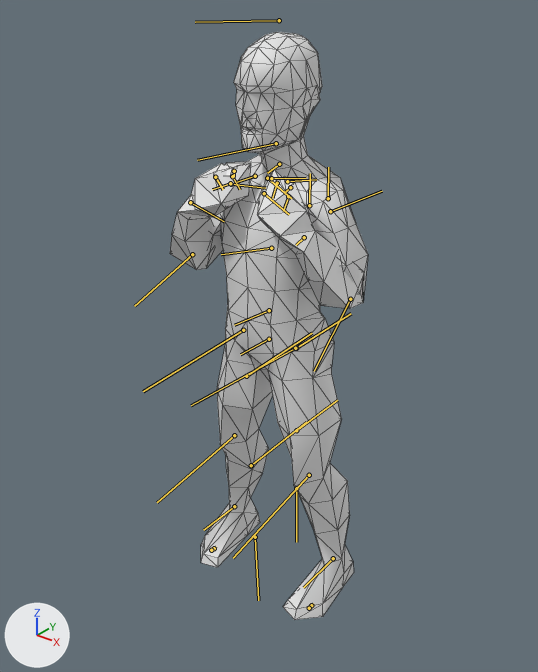
Renders of the FBX model media/anims_X/normal/TTRP_HoldVest.fbx from each side of a commit.
Camera for both pictures: a 50 mm camera at (0.699, -0.865, 1.044) aimed at (-0.005, 0.015, 0.498). Every picture has the same lights, and +X, +Y and +Z are marked at lower left. Both versions are drawn at frame 56 of the action 'TTRP_HoldVest'; the numbers are the values there. The bones that bend it are drawn over the model as lines. Mesh edges are drawn as thin lines.

Names of what the first picture shows: 'Body_NoDress'.
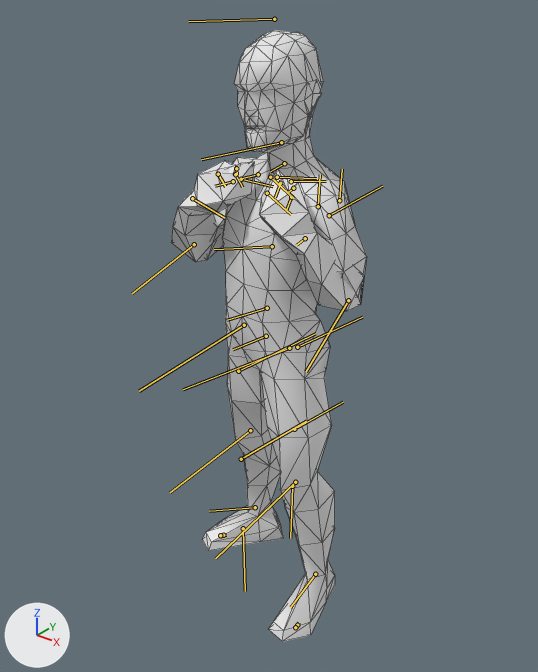
The change in detail:
Bone 'Bip01_Pelvis' (bone_bip01_pelvis) moves from (-1.4, 0.1, 0.0) to (-1.1, 0.1, -0.6).
Bone 'Bip01_Pelvis' (bone_bip01_pelvis) turns from (0, 0, 0) to (-8, -2, 0) degrees about its own x, y and z.
Bone 'Bip01_L_Thigh' (bone_bip01_l_thigh) turns from (1, 2, 3) to (-7, 6, 8) degrees about its own x, y and z.
Bone 'Bip01_L_Foot' (bone_bip01_l_foot) turns from (-1, -2, 4) to (-8, -3, -2) degrees about its own x, y and z.
Bone 'Bip01_R_Thigh' (bone_bip01_r_thigh) turns from (-2, -2, 0) to (-7, 5, -4) degrees about its own x, y and z.
Bone 'Bip01_R_Calf' (bone_bip01_r_calf) turns from (0, 0, -1) to (0, 0, 5) degrees about its own x, y and z.
Bone 'Bip01_R_Foot' (bone_bip01_r_foot) turns from (2, 2, 1) to (43, -3, -1) degrees about its own x, y and z.
Bone 'Bip01_Head' (bone_bip01_head) turns from (0, 0, -2) to (7, 8, 0) degrees about its own x, y and z.
Bone 'Bip01_L_UpperArm' (bone_bip01_l_upperarm) turns from (-5, 44, -10) to (-2, 47, 1) degrees about its own x, y and z.
Bone 'Bip01_L_Forearm' (bone_bip01_l_forearm) turns from (0, 0, -137) to (0, 0, -143) degrees about its own x, y and z.
Bone 'Bip01_R_UpperArm' (bone_bip01_r_upperarm) turns from (20, -39, -38) to (19, -36, -44) degrees about its own x, y and z.
Bone 'Bip01_R_Forearm' (bone_bip01_r_forearm) turns from (0, 0, -124) to (0, 0, -118) degrees about its own x, y and z.
Bone 'Bip01_R_Hand' (bone_bip01_r_hand) turns from (31, -27, 30) to (31, -33, 29) degrees about its own x, y and z.

Where the change shows, as pixel boxes [x1, y1, x2, y2] in the pictures (538 x 672 px):
'Body_NoDress', posed
    before: [170, 32, 368, 620]
    after: [171, 30, 367, 642]
bone 'Bip01_Pelvis', root to tip
    before: (269, 339) to (240, 354)
    after: (266, 336) to (233, 349)
bone 'Bip01_L_Thigh', root to tip
    before: (295, 348) to (191, 405)
    after: (289, 348) to (183, 389)
bone 'Bip01_L_Foot', root to tip
    before: (333, 558) to (303, 587)
    after: (315, 574) to (290, 607)
bone 'Bip01_R_Thigh', root to tip
    before: (243, 330) to (143, 391)
    after: (244, 325) to (139, 391)
bone 'Bip01_R_Calf', root to tip
    before: (234, 435) to (157, 502)
    after: (250, 430) to (170, 492)
bone 'Bip01_R_Foot', root to tip
    before: (234, 506) to (203, 530)
    after: (255, 507) to (209, 511)
bone 'Bip01_Head', root to tip
    before: (276, 143) to (197, 160)
    after: (281, 142) to (201, 159)
bone 'Bip01_L_UpperArm', root to tip
    before: (330, 211) to (382, 191)
    after: (329, 215) to (382, 186)
bone 'Bip01_L_Forearm', root to tip
    before: (350, 299) to (314, 371)
    after: (348, 300) to (306, 371)
bone 'Bip01_R_UpperArm', root to tip
    before: (231, 184) to (265, 188)
    after: (241, 179) to (273, 186)
bone 'Bip01_R_Forearm', root to tip
    before: (192, 254) to (134, 306)
    after: (194, 244) to (132, 293)
bone 'Bip01_R_Hand', root to tip
    before: (190, 202) to (224, 221)
    after: (192, 198) to (225, 218)
